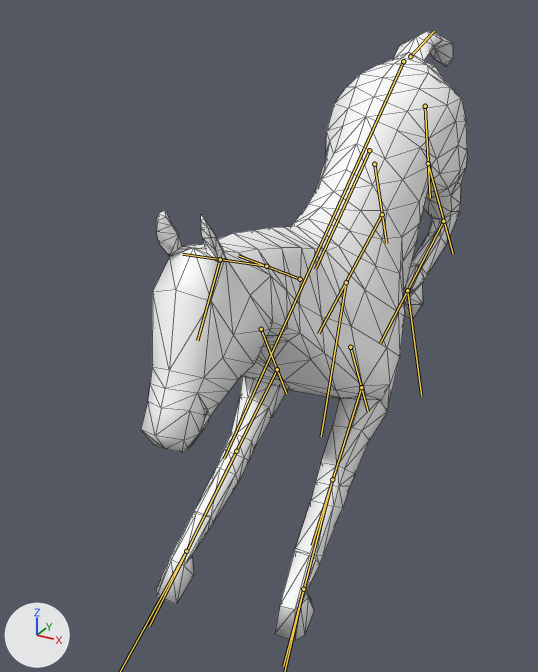
What one commit did to the glTF model Contents/mods/HorseMod/common/media/anims_X/Horse/Horse_Gallop_Jump.glb.
The view is the same before and after, from a 50 mm camera at (0.666, -1.491, 1.336) aimed at (-0.107, -0.085, 0.633). Arrows for +X, +Y and +Z are at lower left; the lights stay in place. Both versions are drawn at frame 22 of the action 'Horse_Gallop_Jump'; the numbers are the values there. The bones that change are drawn over the model as lines. Mesh edges are drawn as thin lines.

In view in the first picture: 'GEO-Horse'.
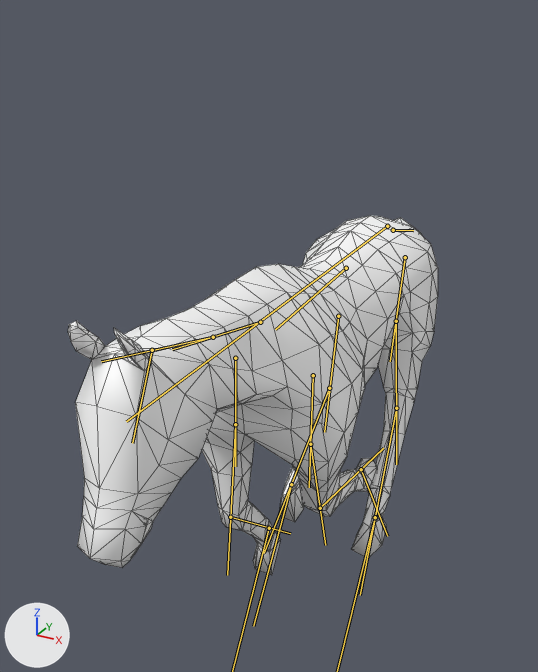
The change, as a list of edits to the scene's bpy script:
```text
Change bone_bip01:
    where bone_bip01 = bpy.data.objects['Bip01'].pose.bones['Bip01']  # child of 'Bip01_Root'
    bone_bip01.location: (0.011, -0.045, 0.657) -> (0.01, 0.027, -0.041)
    bone_bip01.rotation_quaternion: (0.947, -0.32, 0.0, 0.0) -> (1.0, -0.017, 0.0, 0.0)  # degrees (-37, 0, 0) -> degrees (-2, 0, 0)
Change bone_def_spine2:
    where bone_def_spine2 = bpy.data.objects['Bip01'].pose.bones['DEF_Spine2']  # child of 'DEF_Spine1'
    bone_def_spine2.rotation_quaternion: (0.999, 0.038, 0.0, 0.0) -> (1.0, 0.011, 0.0, 0.0)  # degrees (4, 0, 0) -> degrees (1, 0, 0)
Change bone_def_neck1:
    where bone_def_neck1 = bpy.data.objects['Bip01'].pose.bones['DEF_Neck1']  # child of 'DEF_Spine3'
    bone_def_neck1.rotation_quaternion: (0.99, 0.111, 0.055, 0.061) -> (0.962, -0.259, 0.072, 0.035)  # degrees (13, 6, 8) -> degrees (-30, 9, 2)
Change bone_def_neck2:
    where bone_def_neck2 = bpy.data.objects['Bip01'].pose.bones['DEF_Neck2']  # child of 'DEF_Neck1'
    bone_def_neck2.rotation_quaternion: (0.997, -0.012, -0.045, -0.058) -> (0.996, 0.029, -0.052, -0.06)  # degrees (-1, -5, -7) -> degrees (4, -6, -7)
Change bone_def_head:
    where bone_def_head = bpy.data.objects['Bip01'].pose.bones['DEF_Head']  # child of 'DEF_Neck2'
    bone_def_head.rotation_quaternion: (0.997, 0.073, -0.021, 0.012) -> (0.998, 0.05, -0.021, 0.015)  # degrees (8, -2, 1) -> degrees (6, -2, 2)
Change bone_def_shoulder_l:
    where bone_def_shoulder_l = bpy.data.objects['Bip01'].pose.bones['DEF_Shoulder.L']  # child of 'DEF_Spine3'
    bone_def_shoulder_l.location: (0.043, 0.07, -0.016) -> (0.034, -0.005, 0.133)
Change bone_def_radius_l:
    where bone_def_radius_l = bpy.data.objects['Bip01'].pose.bones['DEF_Radius.L']  # child of 'DEF_Shoulder.L'
    bone_def_radius_l.rotation_quaternion: (0.767, -0.642, 0.011, -0.018) -> (0.988, 0.154, 0.012, 0.016)  # degrees (-80, 0, -2) -> degrees (18, 1, 2)
Change bone_def_frontcannon_l:
    where bone_def_frontcannon_l = bpy.data.objects['Bip01'].pose.bones['DEF_FrontCannon.L']  # child of 'DEF_Radius.L'
    bone_def_frontcannon_l.rotation_quaternion: (1.0, 0.031, 0.0, -0.002) -> (0.873, 0.486, 0.0, -0.024)  # degrees (4, 0, 0) -> degrees (58, 1, -2)
Change bone_def_fronthoof_l:
    where bone_def_fronthoof_l = bpy.data.objects['Bip01'].pose.bones['DEF_FrontHoof.L']  # child of 'DEF_FrontCannon.L'
    bone_def_fronthoof_l.rotation_quaternion: (0.839, 0.543, -0.029, -0.025) -> (0.991, 0.099, -0.029, -0.037)  # degrees (66, -1, -4) -> degrees (12, -3, -5)
Change bone_def_shoulder_r:
    where bone_def_shoulder_r = bpy.data.objects['Bip01'].pose.bones['DEF_Shoulder.R']  # child of 'DEF_Spine3'
    bone_def_shoulder_r.location: (-0.024, -0.007, -0.071) -> (-0.007, -0.008, 0.116)
Change bone_def_radius_r:
    where bone_def_radius_r = bpy.data.objects['Bip01'].pose.bones['DEF_Radius.R']  # child of 'DEF_Shoulder.R'
    bone_def_radius_r.rotation_quaternion: (0.699, -0.715, -0.009, 0.006) -> (0.996, -0.083, -0.009, -0.005)  # degrees (-91, 0, 1) -> degrees (-10, -1, 0)
Change bone_def_frontcannon_r:
    where bone_def_frontcannon_r = bpy.data.objects['Bip01'].pose.bones['DEF_FrontCannon.R']  # child of 'DEF_Radius.R'
    bone_def_frontcannon_r.rotation_quaternion: (1.0, -0.029, 0.0, -0.001) -> (0.892, 0.451, 0.0, 0.022)  # degrees (-3, 0, 0) -> degrees (54, -1, 2)
Change bone_def_fronthoof_r:
    where bone_def_fronthoof_r = bpy.data.objects['Bip01'].pose.bones['DEF_FrontHoof.R']  # child of 'DEF_FrontCannon.R'
    bone_def_fronthoof_r.rotation_quaternion: (0.878, 0.478, 0.008, 0.008) -> (0.988, -0.155, -0.003, 0.011)  # degrees (57, 0, 1) -> degrees (-18, 0, 1)
Change bone_def_tail1:
    where bone_def_tail1 = bpy.data.objects['Bip01'].pose.bones['DEF_Tail1']  # child of 'DEF_Spine1'
    bone_def_tail1.rotation_quaternion: (0.91, 0.415, 0.0, 0.0) -> (0.896, 0.445, 0.0, 0.0)  # degrees (49, 0, 0) -> degrees (53, 0, 0)
Change bone_def_pelvis_l:
    where bone_def_pelvis_l = bpy.data.objects['Bip01'].pose.bones['DEF_Pelvis.L']  # child of 'DEF_Spine1'
    bone_def_pelvis_l.location: (0.004, -0.058, -0.068) -> (0.005, -0.048, -0.031)
Change bone_def_gaskin_l:
    where bone_def_gaskin_l = bpy.data.objects['Bip01'].pose.bones['DEF_Gaskin.L']  # child of 'DEF_Pelvis.L'
    bone_def_gaskin_l.rotation_quaternion: (0.978, -0.205, -0.013, -0.036) -> (0.939, -0.319, 0.01, -0.082)  # degrees (-24, -2, -4) -> degrees (-37, -2, -9)
Change bone_def_rearcannon_l:
    where bone_def_rearcannon_l = bpy.data.objects['Bip01'].pose.bones['DEF_RearCannon.L']  # child of 'DEF_Gaskin.L'
    bone_def_rearcannon_l.rotation_quaternion: (0.792, -0.61, 0.0, 0.025) -> (0.971, -0.004, 0.0, 0.0)  # degrees (-75, 2, 2) -> degrees (0, 0, 0)
Change bone_def_rearhoof_l:
    where bone_def_rearhoof_l = bpy.data.objects['Bip01'].pose.bones['DEF_RearHoof.L']  # child of 'DEF_RearCannon.L'
    bone_def_rearhoof_l.rotation_quaternion: (0.298, 0.954, -0.022, 0.022) -> (0.834, 0.485, -0.076, 0.031)  # degrees (145, -3, -2) -> degrees (60, -10, -1)
Change bone_def_gaskin_r:
    where bone_def_gaskin_r = bpy.data.objects['Bip01'].pose.bones['DEF_Gaskin.R']  # child of 'DEF_Pelvis.R'
    bone_def_gaskin_r.rotation_quaternion: (0.982, -0.178, 0.028, 0.056) -> (0.98, -0.188, -0.001, 0.063)  # degrees (-20, 4, 6) -> degrees (-22, 1, 7)
Change bone_def_rearcannon_r:
    where bone_def_rearcannon_r = bpy.data.objects['Bip01'].pose.bones['DEF_RearCannon.R']  # child of 'DEF_Gaskin.R'
    bone_def_rearcannon_r.rotation_quaternion: (0.78, -0.625, 0.0, -0.026) -> (0.978, -0.206, 0.0, -0.009)  # degrees (-77, -2, -2) -> degrees (-24, 0, -1)
Change bone_def_rearhoof_r:
    where bone_def_rearhoof_r = bpy.data.objects['Bip01'].pose.bones['DEF_RearHoof.R']  # child of 'DEF_RearCannon.R'
    bone_def_rearhoof_r.rotation_quaternion: (0.566, 0.823, 0.03, 0.042) -> (0.715, 0.694, 0.04, 0.073)  # degrees (111, -2, 6) -> degrees (88, -3, 9)
```

Where the change shows, as pixel boxes [x1, y1, x2, y2] in the pictures (538 x 672 px):
'GEO-Horse', posed (13% wider, 41% shorter): before [141, 31, 467, 642]; after [68, 216, 438, 575]
bone 'Bip01', root to tip: before (403, 61) to (224, 458); after (387, 226) to (126, 421)
bone 'DEF_Spine2', root to tip: before (369, 150) to (315, 269); after (346, 268) to (275, 329)
bone 'DEF_Neck1', root to tip: before (300, 279) to (238, 255); after (260, 322) to (172, 349)
bone 'DEF_Neck2', root to tip: before (266, 266) to (182, 254); after (213, 337) to (101, 361)
bone 'DEF_Head', root to tip: before (220, 259) to (197, 340); after (152, 350) to (132, 443)
bone 'DEF_Shoulder.L', root to tip: before (350, 347) to (368, 411); after (313, 375) to (309, 487)
bone 'DEF_Radius.L', root to tip: before (361, 387) to (312, 545); after (310, 444) to (325, 545)
bone 'DEF_FrontCannon.L', root to tip: before (332, 479) to (283, 666); after (320, 508) to (383, 448)
bone 'DEF_Shoulder.R', root to tip: before (261, 329) to (286, 393); after (235, 358) to (235, 466)
bone 'DEF_Radius.R', root to tip: before (277, 369) to (206, 511); after (235, 424) to (227, 575)
bone 'DEF_FrontCannon.R', root to tip: before (236, 451) to (149, 626); after (230, 517) to (290, 533)
bone 'DEF_Tail1', root to tip: before (410, 56) to (434, 31); after (393, 230) to (413, 230)
bone 'DEF_Pelvis.L', root to tip: before (425, 106) to (430, 198); after (405, 257) to (390, 361)
bone 'DEF_Gaskin.L', root to tip: before (428, 163) to (453, 254); after (396, 321) to (396, 464)
bone 'DEF_RearCannon.L', root to tip: before (443, 221) to (380, 343); after (396, 408) to (360, 595)
bone 'DEF_Gaskin.R', root to tip: before (374, 164) to (386, 243); after (338, 316) to (324, 432)
bone 'DEF_RearCannon.R', root to tip: before (382, 214) to (318, 333); after (329, 388) to (264, 553)
bone 'DEF_RearHoof.R', root to tip: before (346, 282) to (321, 436); after (291, 484) to (253, 626)
